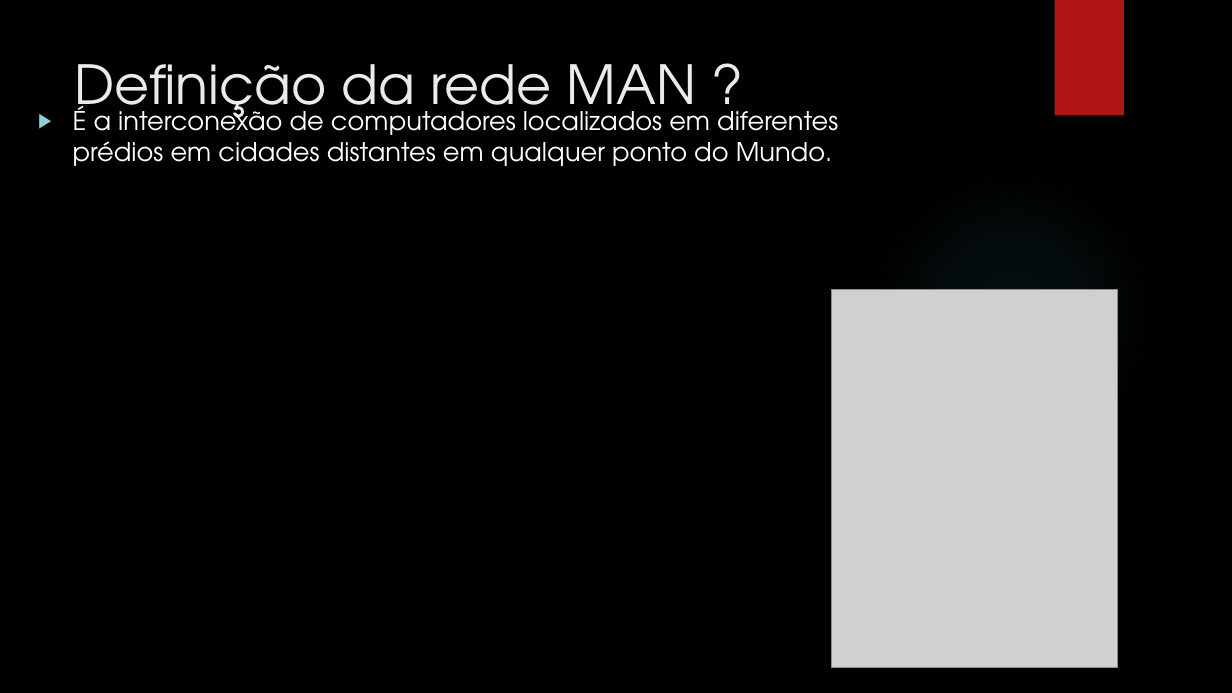
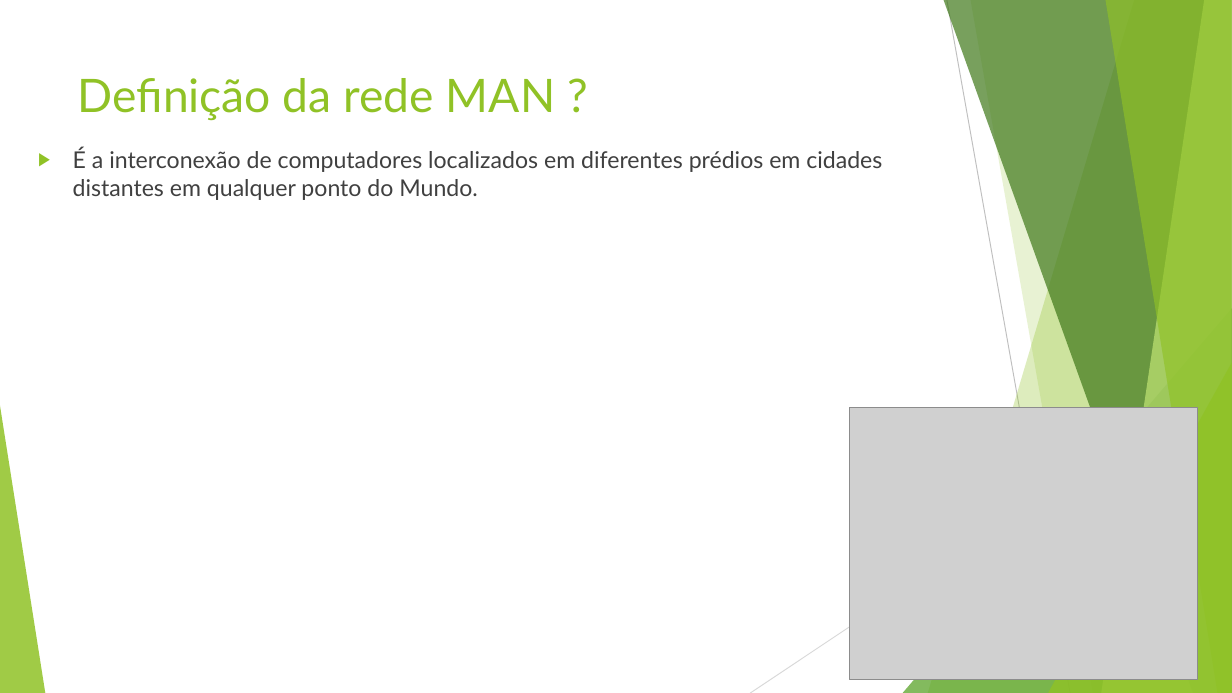
Before and after one commit to HelenaBoavista/samurai, a slide deck: slide 4 of trabaho de conexoes de rede- Andre Madeira.pptx. Drawn at 1232x693 pixels with LibreOffice and Linux fonts; fonts in the diff are those of the drawing; grey boxes stand for pictures; background and template pictures are left out. Boxes give left, top, right and bottom in pixels: in the first picture for what was removed or moved away, otherwise in the second. Text is boxed around its words. In the diff, an @@ line names an element or a change of style, - is before the commit and + after.

```diff
--- a/trabaho de conexoes de rede- Andre Madeira.pptx
+++ b/trabaho de conexoes de rede- Andre Madeira.pptx
@@ background picture (left out) to #FFFFFF @@
@@ rectangle removed at (1055, 0, 1124, 116) @@
@@ title "Definição da rede MAN ?": place and size @@
-title "Definição da rede MAN ?" at (75, 64, 696, 129)
+title "Definição da rede MAN ?" at (78, 78, 555, 121)
@@ title "Definição da rede MAN ?" at (78, 78, 555, 121): size 42 to 36 pt, font TeX Gyre Adventor to Lato, text colour #EBEBEB to #90C226 @@
@@ text "É a interconexão de computadores ..." at (73, 148, 882, 200): size 20 to 18 pt, font TeX Gyre Adventor to Lato, text colour #FFFFFF to #404040; bullet colour #8AD0D6 to #90C226 @@
@@ ellipse removed at (870, 169, 1154, 454) @@
@@ group added at (0, 0, 1232, 693): 5 freeform shapes, 3 triangles, 2 lines @@
@@ picture: place and size @@
-picture at (832, 289, 1117, 667)
+picture at (849, 408, 1198, 680)
```
Also in this commit, not shown: 5 other slides changed.
